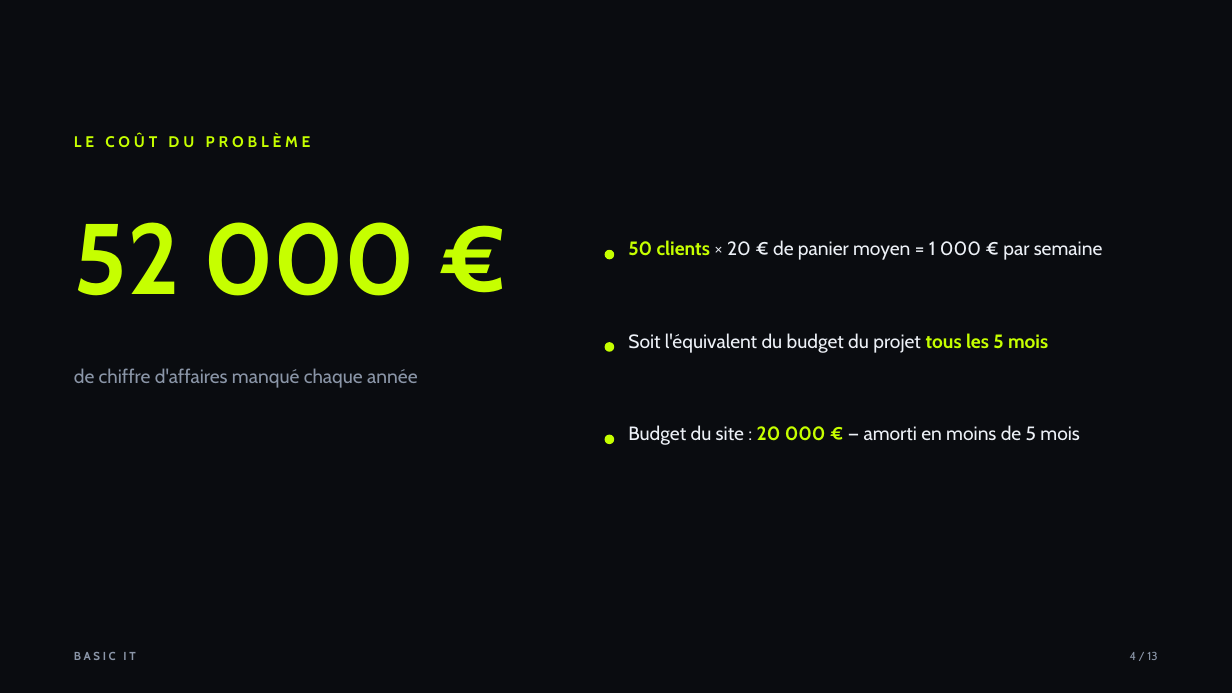
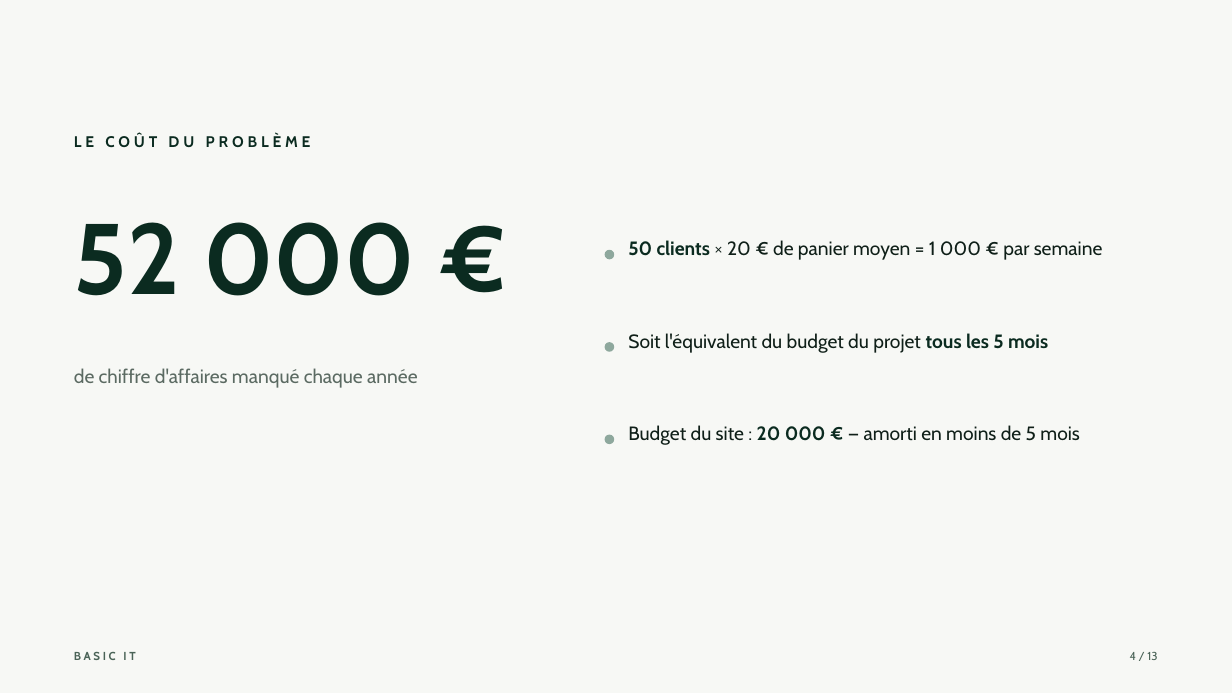
Before and after one commit to LucasDECEBAL/Basic-IT, a slide deck: slide 4 of docs/soutenance/Basic-IT-soutenance.pptx. Drawn at 1232x693 pixels with LibreOffice and Linux fonts; fonts in the diff are those of the drawing. Boxes give left, top, right and bottom in pixels: in the first picture for what was removed or moved away, otherwise in the second. Text is boxed around its words. In the diff, an @@ line names an element or a change of style, - is before the commit and + after.

Commit message:
style: palette du site (ecru, foret, sauge) sur le deck et le pptx

```diff
--- a/docs/soutenance/Basic-IT-soutenance.pptx
+++ b/docs/soutenance/Basic-IT-soutenance.pptx
@@ background #0A0C10 to #F7F8F5 @@
@@ text "LE COÛT DU PROBLÈME" at (74, 133, 311, 147): text colour #C6FF00 to #0B2B20 @@
@@ text "52 000 €" at (74, 222, 415, 296): text colour #C6FF00 to #0B2B20 @@
@@ text "50 clients × 20 € ..." at (628, 240, 1103, 260): text colour #C6FF00 to #0B2B20 in "50 clients"; text colour #EDF1F7 to #0F1F18 in "× 20 € de panier moyen = ..." @@
@@ text "de chiffre d'affaires manqué chaque ..." at (74, 368, 417, 387): text colour #8B96A8 to #5B6A62 @@
@@ text "Soit l'équivalent du budget du ..." at (628, 333, 1048, 353): text colour #EDF1F7 to #0F1F18 in "Soit l'équivalent du budget du projet"; text colour #C6FF00 to #0B2B20 in "tous les 5 mois" @@
@@ fill #C6FF00 to #8EA89D; outline #C6FF00 1 pt to #8EA89D 1 pt in 3 elements at (605, 250, 614, 259), (605, 343, 614, 351), (605, 435, 614, 444) @@
@@ text "Budget du site : 20 ..." at (628, 425, 1080, 445): text colour #EDF1F7 to #0F1F18 in "Budget du site : — amorti en ..."; text colour #C6FF00 to #0B2B20 in "20 000 €" @@
@@ text "BASIC IT" at (74, 652, 135, 660): text colour #8B96A8 to #4A6357 @@
@@ text "4 / 13" at (1130, 652, 1157, 660): text colour #8B96A8 to #4A6357 @@
```
Also in this commit, not shown: 12 other slides changed, 16 other files.
